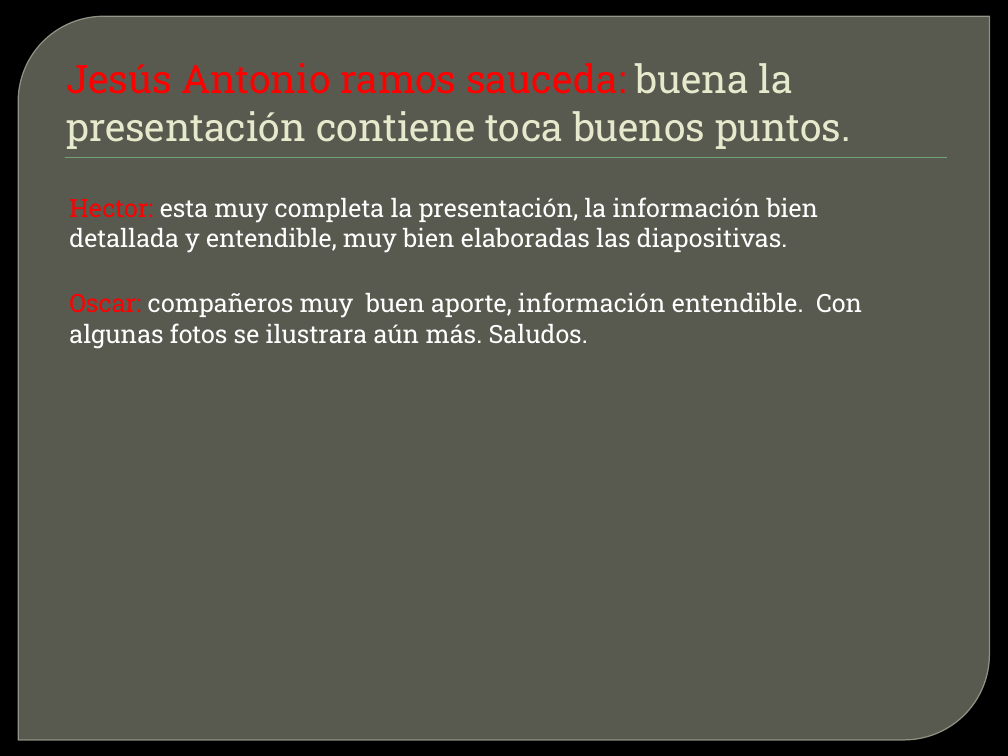
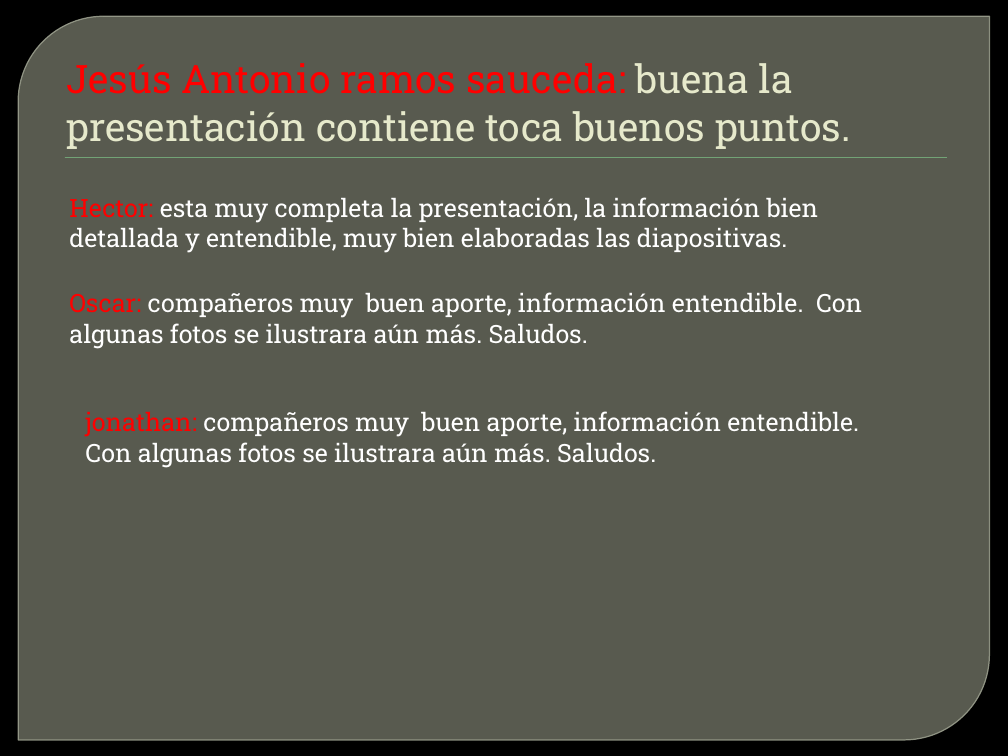
Before and after one commit to lc850/auditoria, a slide deck: slide 11 of Planeacion.pptx. Drawn at 1008x756 pixels with LibreOffice and Linux fonts; fonts in the diff are those of the drawing; background and template pictures are left out. Boxes give left, top, right and bottom in pixels: in the first picture for what was removed or moved away, otherwise in the second. Text is boxed around its words. In the diff, an @@ line names an element or a change of style, - is before the commit and + after.

Commit message:
sexto comentario

```diff
--- a/Planeacion.pptx
+++ b/Planeacion.pptx
@@ text added at (x1=85, y1=411, x2=859, y2=468), 18 pt, text #FFFFFF @@
+jonathan: compañeros muy buen aporte, información entendible. Con algunas fotos se ilustrara aún más. Saludos.
```
